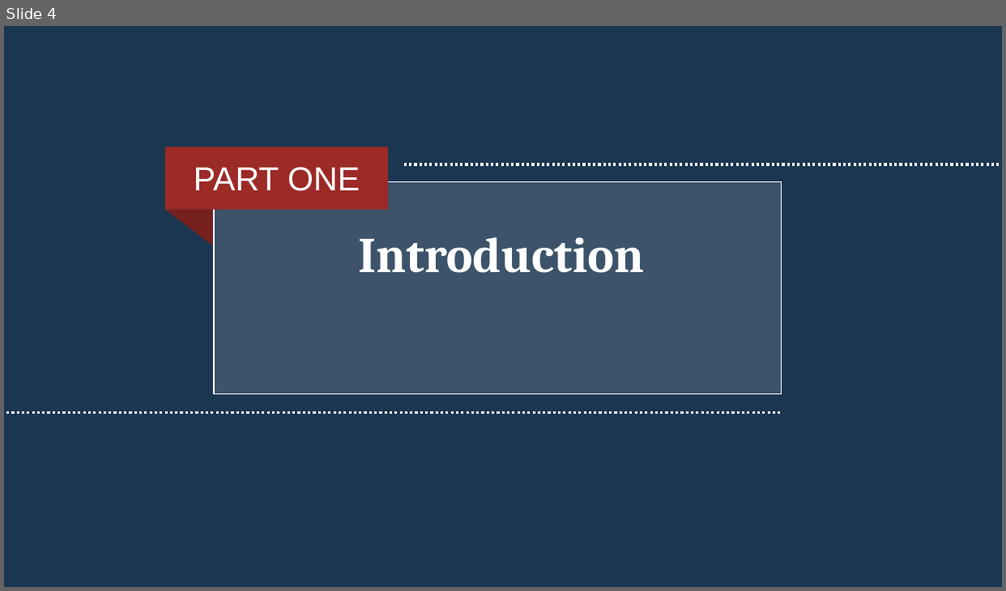
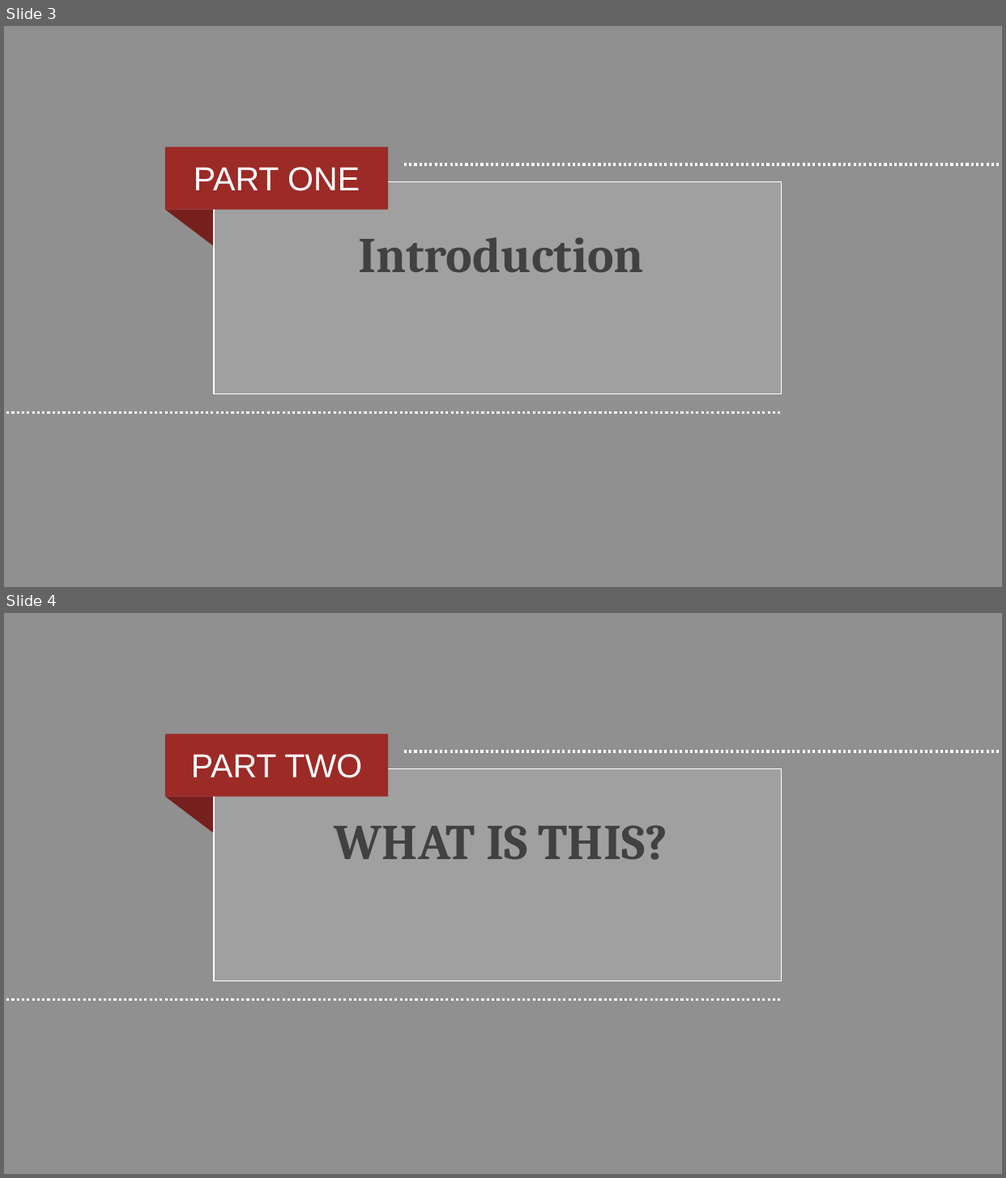
Before and after one commit to gkalidas/project_quiz_app, a slide deck: quizapp.pptx. Shown one above the other, each under a label of ours: slide 4 before the commit, slides 3 and 4 after it. The pictures are 1006x591 and 1006x1178 pixels, drawn with LibreOffice and Linux fonts; fonts in the diff are those of the drawing. Boxes give left, top, right and bottom in pixels: in the first picture for what was removed or moved away, otherwise in the second. Text is boxed around its words. In the diff, an @@ line names an element or a change of style, - is before the commit and + after.

```diff
--- a/quizapp.pptx
+++ b/quizapp.pptx
@@ slide 4 added at (x1=4, y1=613, x2=1002, y2=1174), background #414141 at 58% opacity; not listed: 5 template elements that a slide beside it also shows @@
@@ text added at (x1=191, y1=754, x2=362, y2=778), 24 pt, text #FFFFFF @@
+PART TWO
@@ text added at (x1=334, y1=825, x2=667, y2=860), 36 pt, text #414141, bold @@
+WHAT IS THIS?
@@ what was slide 4 is now slide 3 @@
@@ slide 3 changed as well @@
@@ background #1B3651 to #414141 at 58% opacity @@
@@ text "Introduction" at (x1=358, y1=237, x2=644, y2=272): text colour #FFFFFF to #414141 @@
```
Also in this commit, not shown: 6 other slides changed, 5 other slides added, 2 slides removed.
